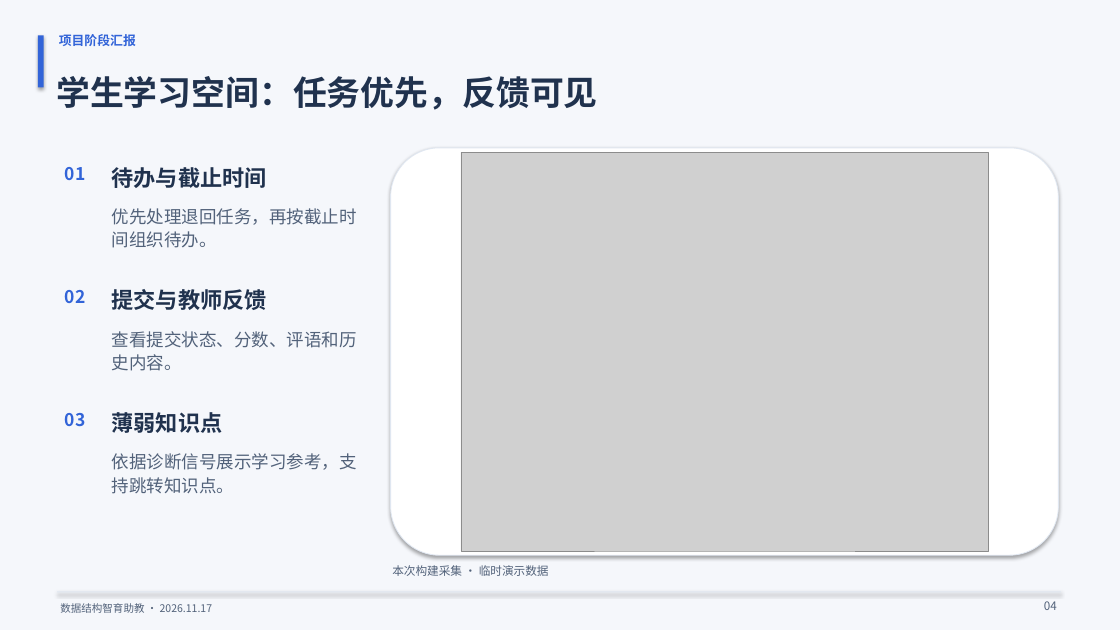
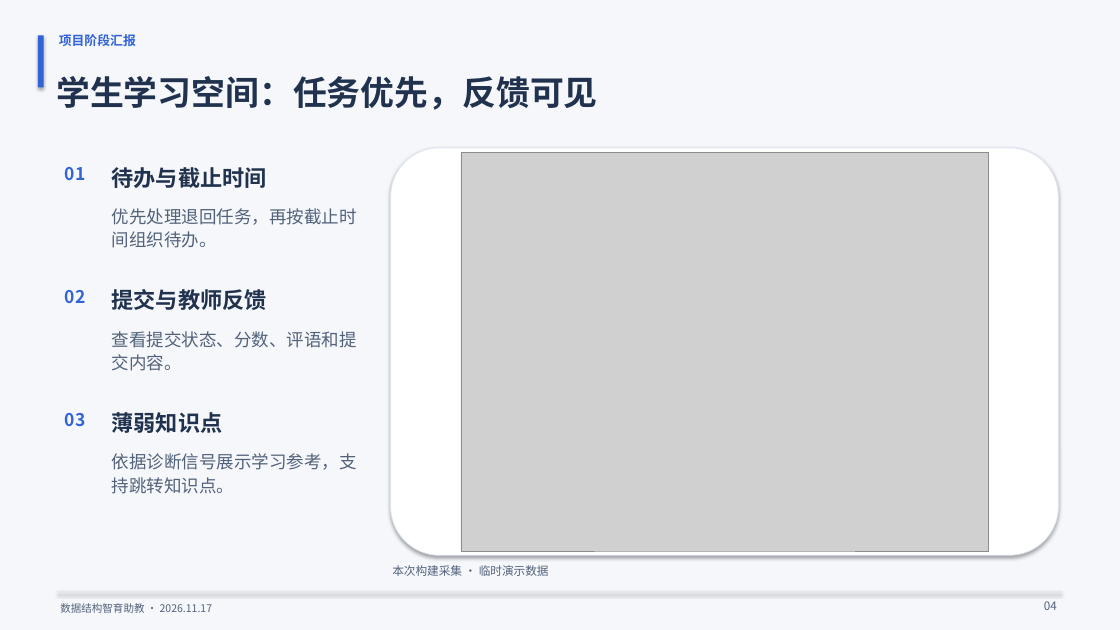
Before and after one commit to Liqingqing001/Heuristic-agent, a slide deck: slide 4 of docs/reports/2026-11-17/output/Zhiyu_Stage_Report_2026-11-17.pptx. Drawn at 1120x630 pixels with LibreOffice and Linux fonts; fonts in the diff are those of the drawing; grey boxes stand for pictures. Boxes give left, top, right and bottom in pixels: in the first picture for what was removed or moved away, otherwise in the second. Text is boxed around its words. In the diff, an @@ line names an element or a change of style, - is before the commit and + after.

```diff
--- a/docs/reports/2026-11-17/output/Zhiyu_Stage_Report_2026-11-17.pptx
+++ b/docs/reports/2026-11-17/output/Zhiyu_Stage_Report_2026-11-17.pptx
@@ text at <box>112,331,357,371</box>: text changed @@
-查看提交状态、分数、评语和历史内容。
+查看提交状态、分数、评语和提交内容。
```
Also in this commit, not shown: 3 other slides changed, 28 other files.
